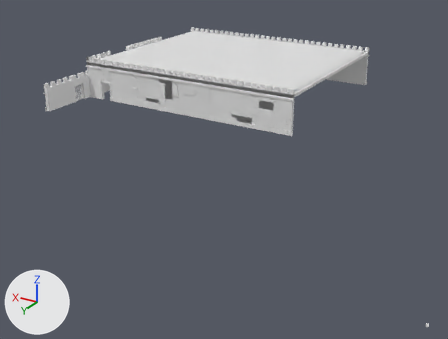
The FBX model models/AR_FataMorgana/exports/AR_FataMorgana_kantelen.fbx, before and after one commit.
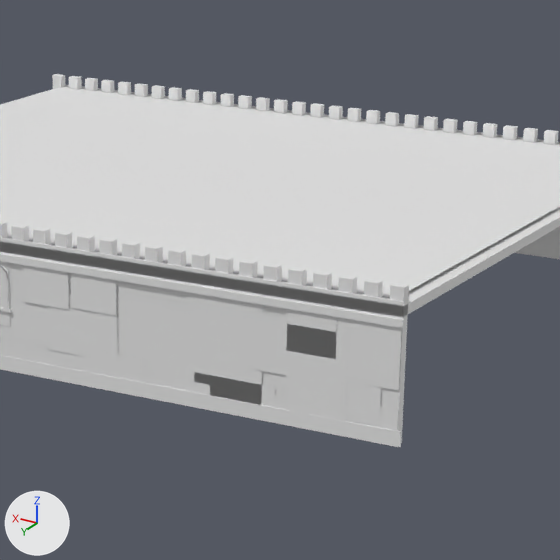
Each version appears first whole from a 50 mm lens placed at (-6.6, 40.4, 26.9), pointed at (31.3, -22.8, -4.7), and next in a close-up on the part from 39% to 76% of the width and 2% to 50% of the height. Lighting does not change. The marker at lower left points along +X, +Y and +Z. The last two pictures show the newer version. Vertices at exactly the same position are counted once.

The first close-up shows 'FM_dak_0_kantelen', 'FM_lijst_0_kantelen', 'FM_streep_0_kantelen', 'FM_stuc_0_kantelen', 'FM_vlek1_0_kantelen', 'FM_vlek2_0_kantelen', 'FM_vlek3_0_kantelen', 'FM_vlek4_0_kantelen', 'FM_voet_0_kantelen' and 1 more.
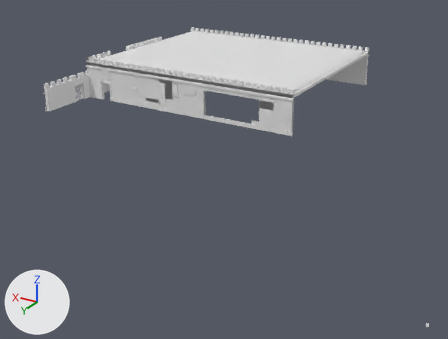
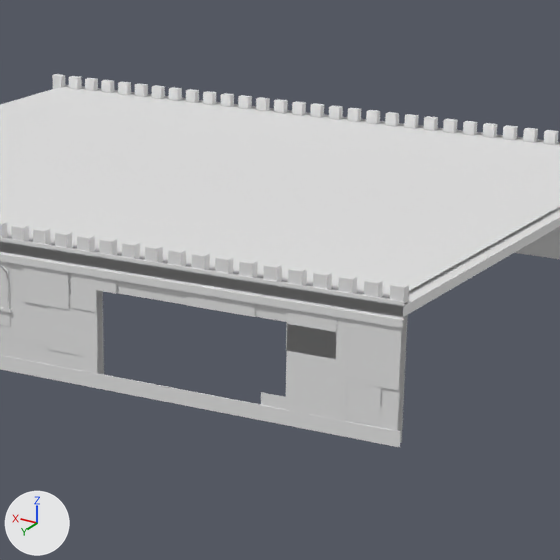
The change, as a list of edits to the scene's bpy script:
```text
Change me_fm_kantelen_stuc_001:
    remove me_fm_kantelen_stuc_001.from_pydata(...)  # 793 vertices, 1250 faces; spans x 24.0..57.9, y -55.0..-18.6, z 0.0..6.0
    add me_fm_kantelen_stuc_001.from_pydata(...)  # 977 vertices, 1550 faces; spans x 24.0..57.9, y -55.0..-18.6, z 0.0..6.0
    me_fm_kantelen_stuc_001 part 1: 184 vertices added at x 24.0..53.3, y -27.4..-27.0, z 0.0..5.4
Change me_fm_kantelen_vlek2_001:
    remove me_fm_kantelen_vlek2_001.from_pydata(...)  # 40 vertices, 20 faces; spans x 24.7..57.5, y -55.1..-26.9, z 0.0..4.7
    add me_fm_kantelen_vlek2_001.from_pydata(...)  # 47 vertices, 27 faces; spans x 24.7..57.5, y -55.1..-26.9, z 0.0..4.7
    me_fm_kantelen_vlek2_001 part 7
    4 vertices are removed from x 29.7..32.9, y -27.0..-26.9, z 0.4..4.6
    4 faces are deleted
    1 vertex moves from x 30.1, y -26.9, z 2.0 to x 28.0, y -26.9, z 2.0
    11 vertices are added at x 28.0..32.9, y -27.0..-26.9, z 2.0..4.6
    11 new faces join them
Change me_fm_kantelen_vlek1_001:
    verts and faces of me_fm_kantelen_vlek1_001; kept vertices keep their numbers, new ones are numbered from 36
    remove me_fm_kantelen_vlek1_001.from_pydata(...)  # 36 vertices, 18 faces; spans x 24.8..57.9, y -55.1..-26.9, z 0.0..4.7
    add me_fm_kantelen_vlek1_001.from_pydata(...)  # 39 vertices, 21 faces; spans x 24.8..57.9, y -55.1..-26.9, z 0.0..4.7
    me_fm_kantelen_vlek1_001 part 2
    add delete_vertices([15])  # with the faces that use them
    add verts[12] = (37.0, -27.0, 3.7)  # moved, pixel (96, 298)
    add verts[36] = (37.0, -27.0, 1.2)  # pixel (97, 358)
    add verts[37] = (37.0, -27.0, 2.0)  # pixel (97, 339)
    add verts[38] = (39.4, -27.0, 3.0)  # pixel (46, 306)
    add verts[39] = (37.0, -27.0, 3.0)  # pixel (97, 314)
    add faces += [(14, 36, 37), (12, 13, 39), (37, 39, 38), (14, 37, 38), (13, 38, 39)]
Change me_fm_kantelen_voet_001:
    verts and faces of me_fm_kantelen_voet_001; kept vertices keep their numbers, new ones are numbered from 152
    remove me_fm_kantelen_voet_001.from_pydata(...)  # 152 vertices, 76 faces; spans x 24.0..58.0, y -55.1..-18.6, z 0.0..1.6
    add me_fm_kantelen_voet_001.from_pydata(...)  # 146 vertices, 74 faces; spans x 24.0..58.0, y -55.1..-18.6, z 0.0..1.6
    me_fm_kantelen_voet_001 part 4: the loose piece of 4 vertices spanning x 31.9..35.5, y -27.0, z 0.0..1.0 is deleted
    me_fm_kantelen_voet_001 part 5: the loose piece of 4 vertices spanning x 29.1..32.6, y -27.0, z 0.0..1.4 is deleted
    me_fm_kantelen_voet_001 part 6
    add delete_vertices([39])  # with the faces that use them
    add verts[36] = (37.0, -26.9, 1.6)  # moved, pixel (97, 350)
    add verts[152] = (37.0, -26.9, 0.0)  # pixel (97, 388)
    add verts[153] = (37.8, -26.9, 1.0)  # pixel (81, 361)
    add verts[154] = (37.0, -26.9, 1.0)  # pixel (97, 364)
    add faces += [(152, 154, 153), (36, 37, 154), (38, 152, 153), (37, 153, 154)]
Change me_fm_kantelen_vlek4_001:
    remove me_fm_kantelen_vlek4_001.from_pydata(...)  # 36 vertices, 18 faces; spans x 24.3..57.6, y -55.1..-26.9, z 0.0..4.7
    add me_fm_kantelen_vlek4_001.from_pydata(...)  # 32 vertices, 16 faces; spans x 24.3..57.6, y -55.1..-26.9, z 0.0..4.7
    me_fm_kantelen_vlek4_001 part 3: the loose piece of 4 vertices spanning x 32.1..35.8, y -27.0, z 0.3..4.1 is deleted
```

Boxes [x1, y1, x2, y2] around the edits, measured in the close-ups (560 x 560 px):
'FM_vlek2_0_kantelen', reshaped: before [186, 292, 381, 426]; after [187, 292, 381, 426]
'FM_vlek4_0_kantelen', reshaped (not visible afterwards): before [124, 293, 338, 380]
'FM_vlek1_0_kantelen', reshaped: before [47, 294, 118, 356]; after [47, 294, 98, 359]
part 1 of me_fm_kantelen_stuc_001, added: after [0, 237, 408, 443]
part 3 of me_fm_kantelen_vlek4_001, deleted: before [124, 293, 187, 380]
part 4 of me_fm_kantelen_voet_001, deleted: before [145, 373, 210, 395]
part 5 of me_fm_kantelen_voet_001, deleted: before [194, 372, 275, 408]
part 6 of me_fm_kantelen_voet_001, cut back: before [81, 348, 145, 383]; after [81, 348, 98, 374]
part 7 of me_fm_kantelen_vlek2_001, cut back: before [186, 302, 287, 405]; after [187, 302, 255, 317]
